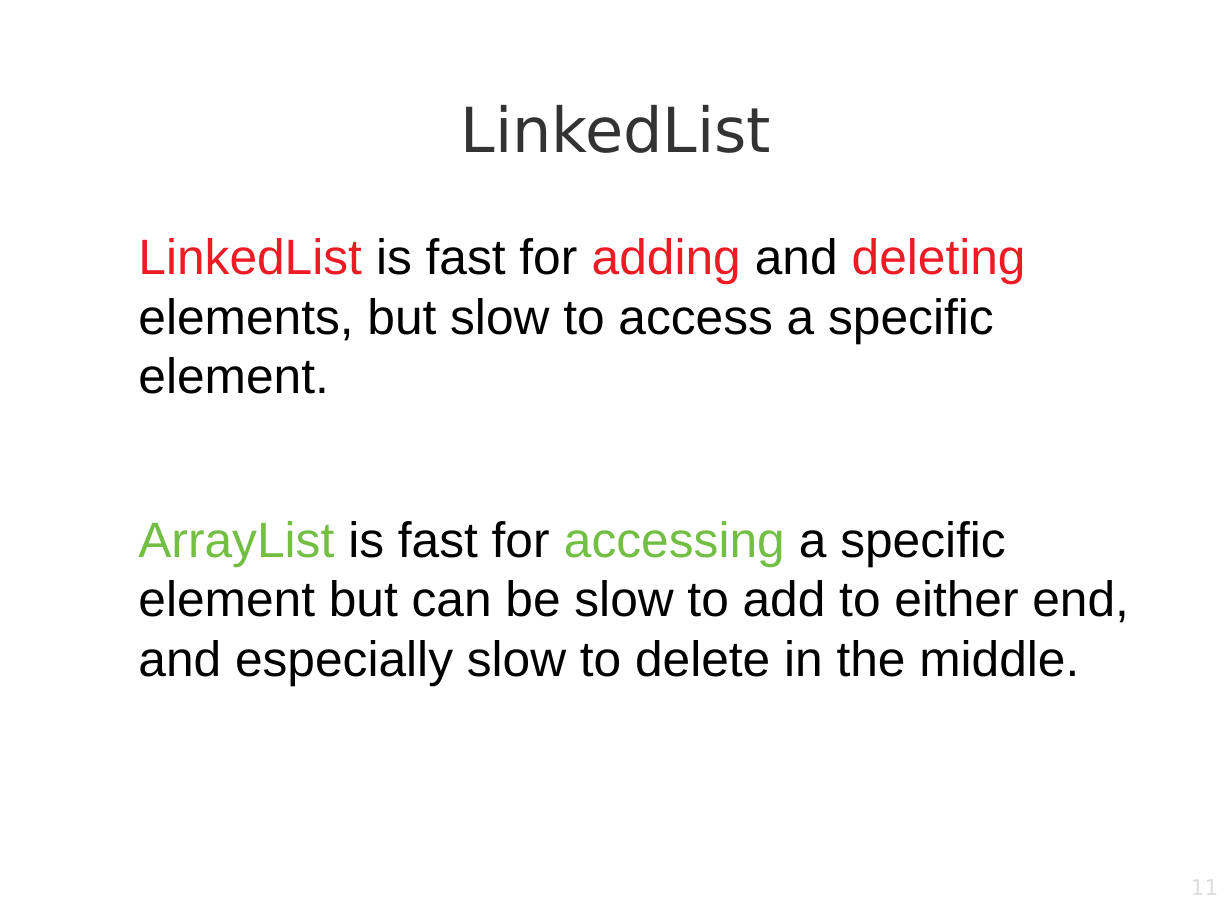
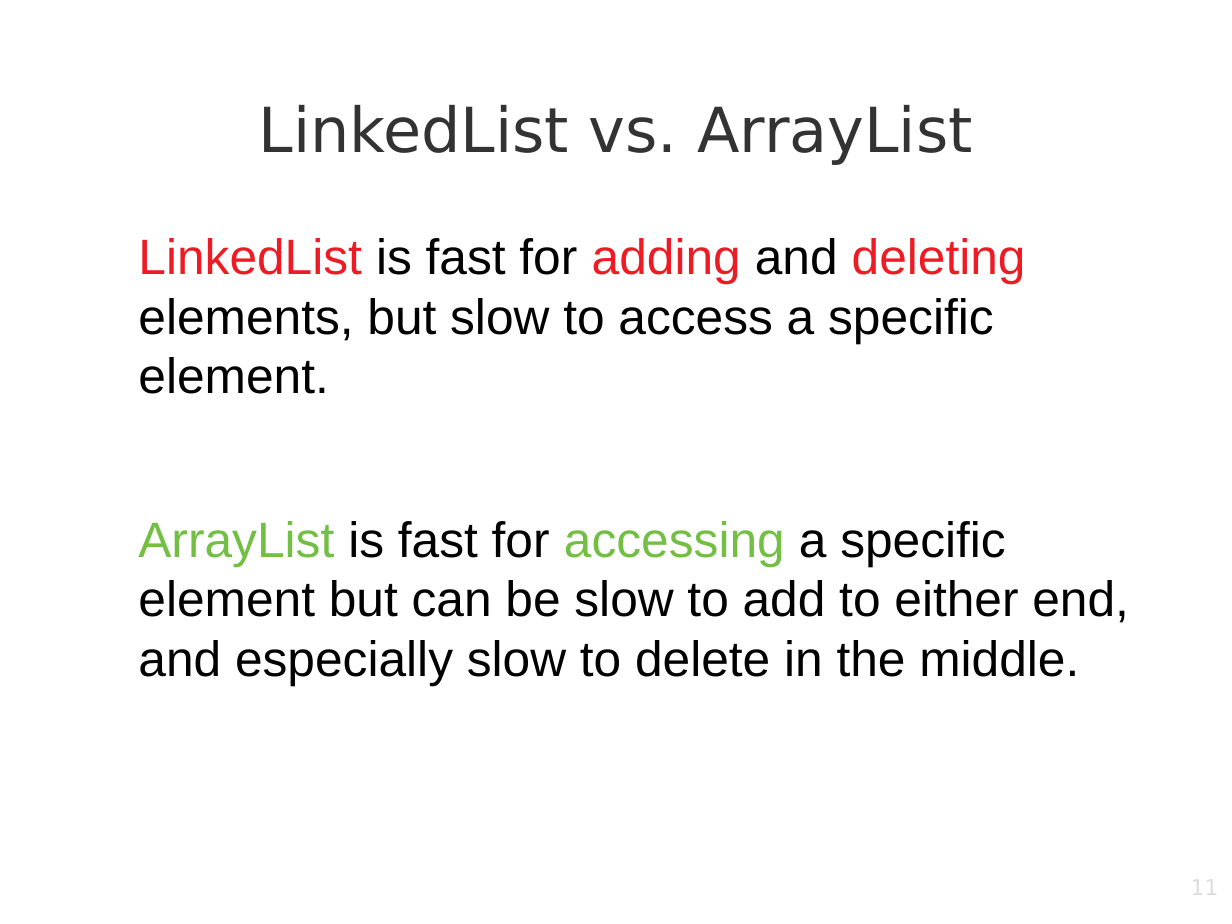
Before and after one commit to bartoszmaleta/workshopAboutDataStructuresInJava, a slide deck: slide 11 of presentationWorkshop.odp. Drawn at 1232x924 pixels with LibreOffice and Linux fonts; fonts in the diff are those of the drawing; background and template pictures are left out. Boxes give left, top, right and bottom in pixels: in the first picture for what was removed or moved away, otherwise in the second. Text is boxed around its words. In the diff, an @@ line names an element or a change of style, - is before the commit and + after.

```diff
--- a/presentationWorkshop.odp
+++ b/presentationWorkshop.odp
@@ title at bbox=[259, 105, 972, 165]: text changed @@
-LinkedList
+LinkedList vs. ArrayList
```
Also in this commit, not shown: 2 other files.
